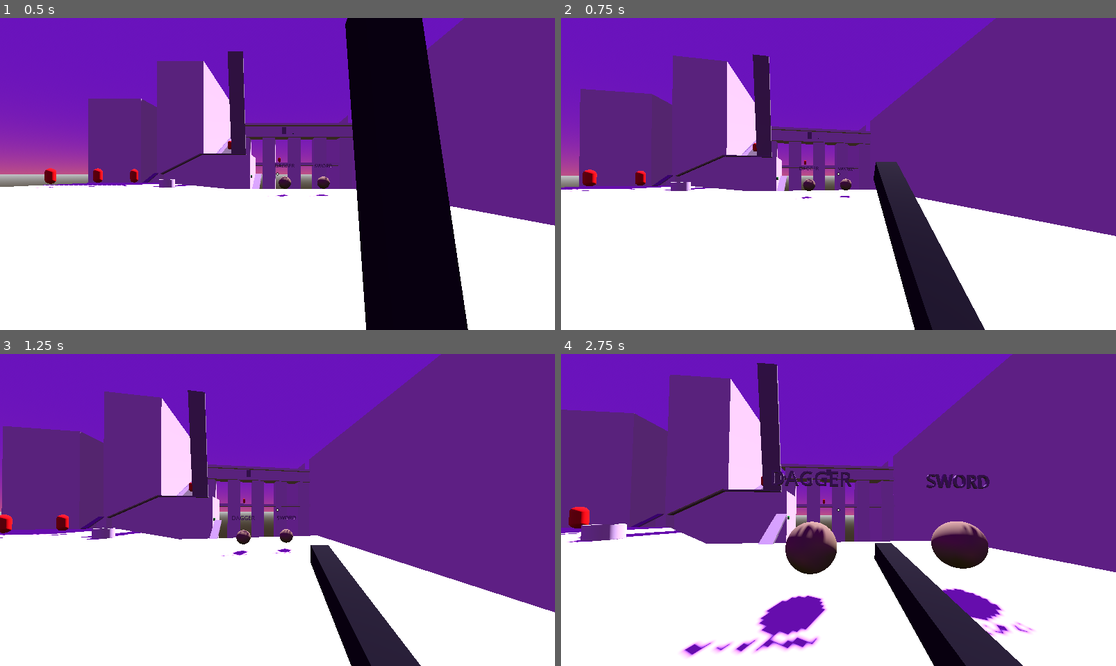
Above: before the commit, frames 1-4 (two rows, left to right).
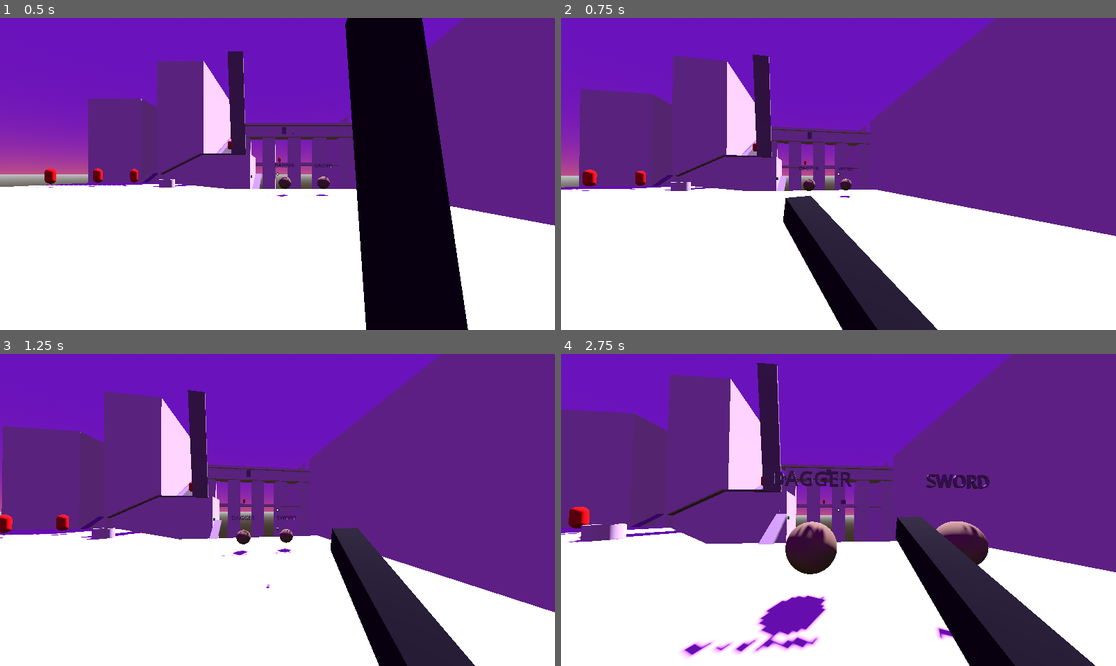
Above: after the commit, the same moments.

Repository: DeepRestGames/pizza-time
Game: Godot game, scene res://Scenes/DarkSouls_Aqueduct.tscn
Same seed, same stepped clock (60 frames per second), same inputs: the game is played once before the commit and once after it.
Inputs (mouse positions are in pixels of both pictures, inside the frame that each line leads up to):
- Up to frame 1 (0.5 s): no input
- Up to frame 2 (0.75 s): tap Enter at 0.5 s; move the mouse to (866, 174) at 0.52 s; hold W (forward) from 0.53 s (still down); click (866, 174) at 0.6 s
- Up to frame 3 (1.25 s): keep holding W (forward); tap Space (jump) at 0.77 s
- Up to frame 4 (2.75 s): keep holding W (forward); move the mouse to (810, 510) at 1.27 s; click (810, 510) at 1.35 s; tap Space (jump) at 1.52 s; move the mouse to (849, 503) at 2.02 s; hold Shift (sprint) from 2.03 s (still down); click (849, 503) at 2.3 s

Frame 1 is identical in both runs. In frame 2, 9.7% of the frame differs, in the area x 40-77%, y 46-100%; in frame 3, 6.8%; in frame 4, 9.3%.

Commit message:
Default weapon is dagger, commented out stair stepping

Diff:
--- a/GodotProject/Scripts/Player.gd
+++ b/GodotProject/Scripts/Player.gd
@@ -35,7 +35,7 @@
 	"MELEE" = "attack_melee",
 	"THROW" = "attack_throw"
 }
-var weapon_attack_animation = Weapon_Attack_Types["MELEE"]
+var weapon_attack_animation = Weapon_Attack_Types["THROW"]
 
 
 func _ready():
@@ -85,8 +85,8 @@
 			velocity.z = lerp(velocity.z, direction.z * speed, delta * 7.0)
 
 		# Handle stairs/steps
-		if step_detection.is_colliding() and not wall_detection.is_colliding():
-			velocity.y = 2
+		#if step_detection.is_colliding() and not wall_detection.is_colliding():
+			#velocity.y = 2
 
 	else:
 		velocity.x = lerp(velocity.x, direction.x * speed, delta * 3.0)
